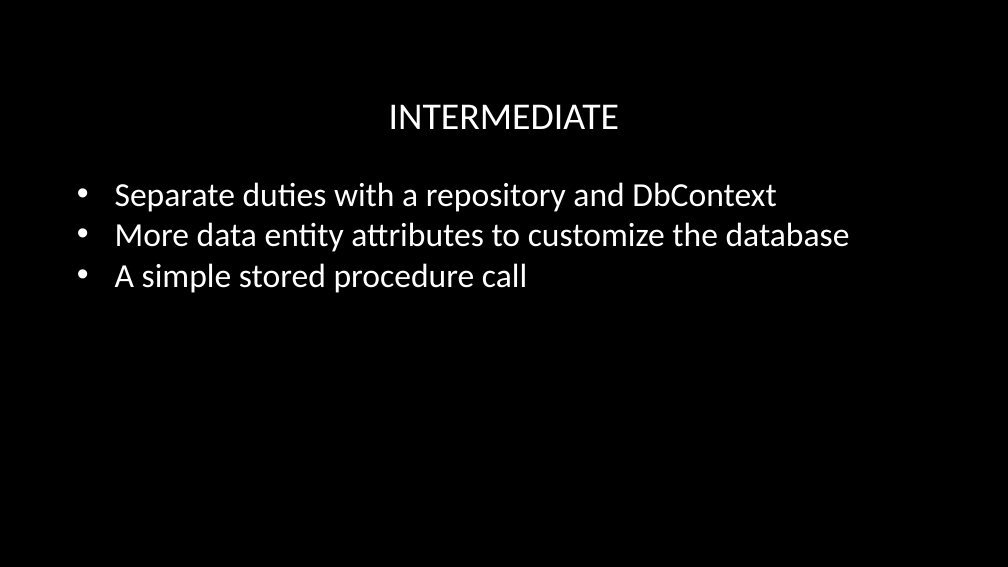
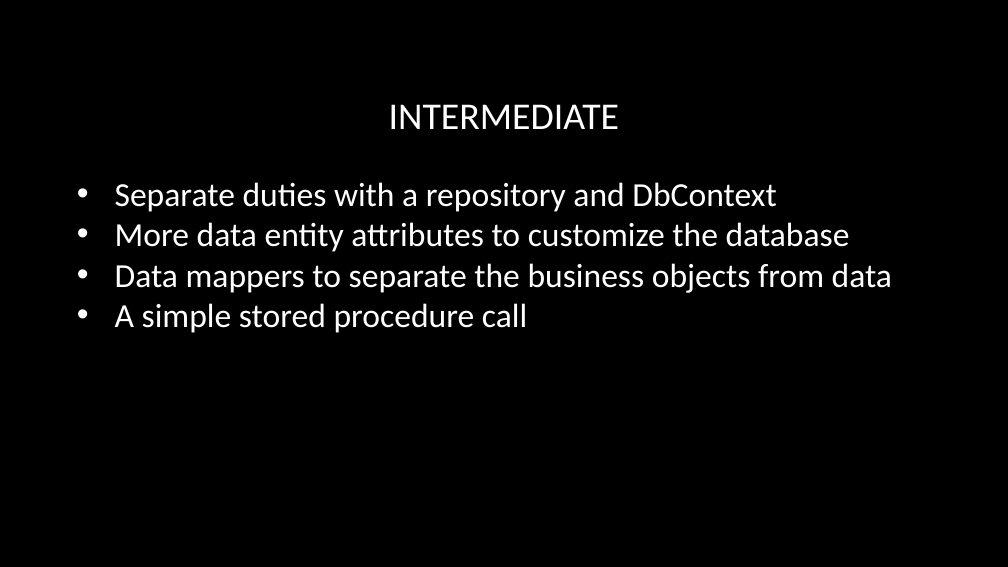
Before and after one commit to SpilledMilkCOM/DenDevDayEFCore, a slide deck: slide 13 of Entity Framework Core.pptx. Drawn at 1008x567 pixels with LibreOffice and Linux fonts; fonts in the diff are those of the drawing; background and template pictures are left out. Boxes give left, top, right and bottom in pixels: in the first picture for what was removed or moved away, otherwise in the second. Text is boxed around its words. In the diff, an @@ line names an element or a change of style, - is before the commit and + after.

```diff
--- a/Entity Framework Core.pptx
+++ b/Entity Framework Core.pptx
@@ text at [115, 263, 892, 293]: paragraph added @@
+• Data mappers to separate the business objects from data
```
Also in this commit, not shown: 4 other slides changed, 1 slide added, 4 other files.
